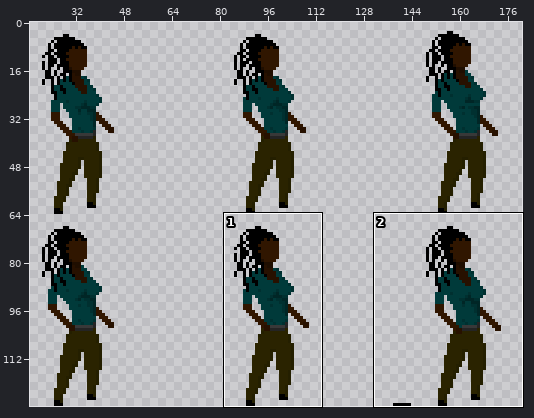
Sprite sheet, stored at gdx-game-android/assets/hero-idle-spritesheet.png. Above: a wide view before the commit, with the close-up outlined.
Close-up. Earlier state:
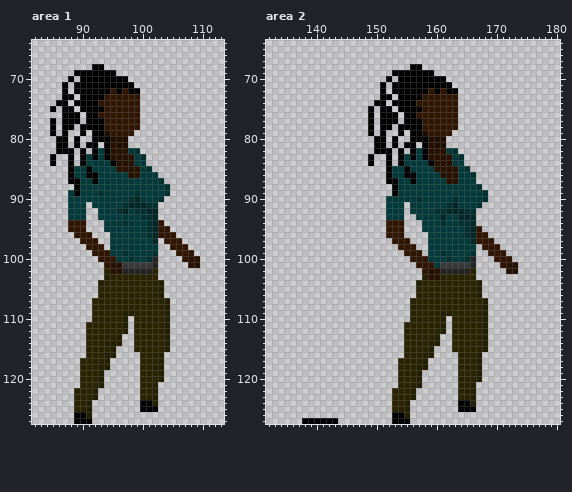
The file is 192x128 pixels. Colours within 5 levels of each other are drawn and written as one. Shown: area 1: x 82..113, y 64..127; area 2: x 132..180, y 64..127. The wide view leaves out empty margins. The commit also changed other parts of the picture, which this record leaves out.
The result:
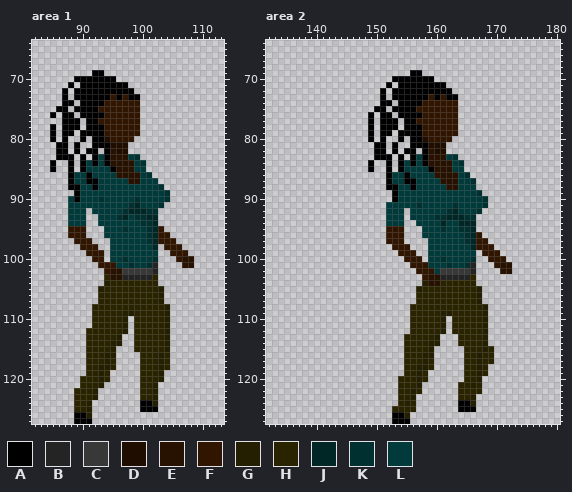
Palette (. is transparent): A #000000  B #242424  C #383838  D #1f0e00  E #271100  F #301600  G #241f00  H #2a2300  J #002626  K #003030  L #003a3a
From old to new:
--- area 1
@@ x 82..113 @@
  67 ................................
- 68 ..........AA....................
- 69 .......AAAAAAA..................
- 70 ......A.AAAAAAAA................
- 71 .....A.AAAAAAAAAA...............
- 72 .....A.AAAAAAFAFAA..............
- 73 .....AA.AAAAFFFFFF..............
- 74 ....AA.AAAAFFFFFFF..............
- 75 ...A.AA.AAAAFFFFFF..............
- 76 .....AAA.AAFFFFFFF..............
- 77 ...A.AAA.AAAFFFFFF..............
- 78 ...A.AA.AAAAFFFFFF..............
- 79 ...A.A..A.AADFFFF...............
- 80 ....AA.A..AAADDD................
- 81 ....AA.A.AA.AEDD................
- 82 ....AAA.A.ALAEEELK..............
- 83 ...A..A.ALALAEEEELK.............
- 84 ...A..A.ALLLLAEEELL.............
- 85 ......ALLALLLLEEEELK............
- 86 ......ALLAALLLLLEELLL...........
- 87 ......AALLALLLLLLLLLLK..........
- 88 .......ALLLLLLLLLLLLLLK.........
- 89 ......LALLLKLLLLLKLLLLK.........
- 90 ......LLLLLLLLLLKJLLLK..........
- 91 ......LLL.LLLLLKJJJKK...........
- 92 ......LLL..LLLKJLKKJJ...........
- 93 ......LLL..LLLLLLLKKJ...........
- 94 ......FFF...LLLKLLLKJF..........
- 95 ......FFF...LLLLLLLKJFF.........
- 96 .......FFF...LLLLLLKJFFF........
- 97 ........FFF..LLLLLLLJ.FFF.......
- 98 .........FFF.LLLLLLLL..FFF......
- 99 ..........FFFLLKLLLLK...FFF.....
-100 ...........FFFLLKLLKB....FEE....
-101 ............FEECCCCCB.....EE....
-102 ............HEEBBBBBH...........
-103 ............GHHHHHHHH...........
-104 ...........GHHHHHHHHHG..........
-105 ...........HHHHHHHHHHG..........
+ 68 ................................
+ 69 ..........AA....................
+ 70 .......AAAAAAA..................
+ 71 ......A.AAAAAAAA................
+ 72 .....A.AAAAAAAAAA...............
+ 73 .....A.AAAAAAFAFAA..............
+ 74 .....AA.AAAAFFFFFF..............
+ 75 ....AA.AAAAFFFFFFF..............
+ 76 ...A.AA.AAAAFFFFFF..............
+ 77 .....AAA.AAFFFFFFF..............
+ 78 ...A.AAA.AAAFFFFFF..............
+ 79 ...A.AA.AAAAFFFFFF..............
+ 80 ...A.A..A.AADFFFF...............
+ 81 ....AA.A..AAADDD................
+ 82 ....AA.A.AA.AEDD................
+ 83 ....AAA.A.ALAEEELK..............
+ 84 ...A..A.ALALAEEEELK.............
+ 85 ...A..A.ALLLLAEEELL.............
+ 86 ......ALLALLLLEEEELK............
+ 87 ......ALLAALLLLLEELLL...........
+ 88 ......AALLALLLLLLLLLLK..........
+ 89 .......ALLLLLLLLLLLLLLK.........
+ 90 ......LALLLKLLLLLKLLLLK.........
+ 91 ......LLLLLLLLLLKJLLLK..........
+ 92 ......LLL.LLLLLKJJJKK...........
+ 93 ......LLL..LLLKJLKKJJ...........
+ 94 ......LLL..LLLLLLLKKJ...........
+ 95 ......FFF...LLLKLLLKJF..........
+ 96 ......FFF...LLLLLLLKJFF.........
+ 97 .......FFF...LLLLLLKJFFF........
+ 98 ........FFF..LLLLLLLJ.FFF.......
+ 99 .........FFF.LLLLLLLL..FFF......
+100 ..........FF.LLKLLLLK...FEE.....
+101 ...........FFFLLKLLKB....EE.....
+102 ............FEECCCCCB...........
+103 ............HEEBBBBBH...........
+104 ............GHHHHHHHH...........
+105 ...........GHHHHHHHHHG..........
 106 ...........HHHHHHHHHHG..........
-107 ..........HHHHHHHHHHHHG.........
+107 ...........HHHHHHHHHHG..........
 108 ..........HHHHHHHHHHHHG.........
@@ x 89..93 @@
 110 ...HH
-111 ..HHH
+111 ...HH
 112 ..HHH
@@ x 88..106 @@
 115 ...HHHHG...HHHHHG..
-116 ...HHHGG....HHHG...
-117 ..HHHHG.....HHHG...
-118 ..HHHGG.....HHHG...
-119 ..HHHG......HHHG...
-120 ..HHHG......HHHG...
+116 ...HHHGG....HHHGH..
+117 ...HHHGH....HHHGH..
+118 ...HHGGH....HHHGH..
+119 ...HHGH.....HHHG...
+120 ..HHHGH.....HHHG...
 121 ..HHHG......HHG....
--- area 2
@@ x 147..175 @@
  67 .............................
- 68 .........AA..................
- 69 ......AAAAAAA................
- 70 .....A.AAAAAAAA..............
- 71 ....A.AAAAAAAAAA.............
- 72 ....A.AAAAAAFAFAA............
- 73 ....AA.AAAAFFFFFF............
- 74 ...AA.AAAAFFFFFFF............
- 75 ..A.AA.AAAAFFFFFF............
- 76 ..A.AAA.AAFFFFFFF............
- 77 ..A.AAA.AAAFFFFFF............
- 78 ..A.AA.AAAAFFFFFF............
- 79 ..A.A..A.AADFFFF.............
- 80 ...AA.A..AAADDD..............
- 81 ...AA.A.AA.AEDD..............
- 82 ...AAA.A.ALAEEELK............
- 83 ..A..A.ALALAEEEELK...........
- 84 ..A..A.ALLLLAEEELL...........
- 85 .....ALLALLLLEEEELK..........
- 86 .....ALLAALLLLEEELLK.........
- 87 .....AALLALLLLLEELLL.........
- 88 ......ALLLLLLLLLLLLLK........
- 89 ......ALLLLLLLLLLLLLLK.......
- 90 .....LLLLLKLLLLLKLLLLK.......
- 91 .....LLL.LLLLLLKJLLLK........
- 92 .....LLL.LLLLKKJJJKK.........
- 93 .....LLL..LLLLJLLJJJ.........
- 94 .....FFF...LLLKLLKKJ.........
- 95 .....FFF...LLLLLLLKJF........
- 96 .....FFF....LLLLLLKJFF.......
- 97 ......FFF...LLLLLLLJFFF......
- 98 .......FFF..LLLLLLLL.FFF.....
- 99 ........FFF.LLKLLLLK..FFF....
-100 .........FFFLLLKLLKB...FFF...
-101 ..........FFFLCCCCCB....FEE..
-102 ...........FEEBBBBBH.....EE..
-103 ...........GEEHHHHHH.........
-104 ..........GHHHHHHHHHG........
-105 ..........HHHHHHHHHHG........
+ 68 .............................
+ 69 .........AA..................
+ 70 ......AAAAAAA................
+ 71 .....A.AAAAAAAA..............
+ 72 ....A.AAAAAAAAAA.............
+ 73 ....A.AAAAAAFAFAA............
+ 74 ....AA.AAAAFFFFFF............
+ 75 ...AA.AAAAFFFFFFF............
+ 76 ..A.AA.AAAAFFFFFF............
+ 77 ..A.AAA.AAFFFFFFF............
+ 78 ..A.AAA.AAAFFFFFF............
+ 79 ..A.AA.AAAAFFFFFF............
+ 80 ..A.A..A.AADFFFF.............
+ 81 ...AA.A..AAADDD..............
+ 82 ...AA.A.AA.AEDD..............
+ 83 ...AAA.A.ALAEEELK............
+ 84 ..A..A.ALALAEEEELK...........
+ 85 ..A..A.ALLLLAEEELL...........
+ 86 .....ALLALLLLEEEELK..........
+ 87 .....ALLAALLLLEEELLK.........
+ 88 .....AALLALLLLLEELLL.........
+ 89 ......ALLLLLLLLLLLLLK........
+ 90 ......ALLLLLLLLLLLLLLK.......
+ 91 .....LLLLLKLLLLLKLLLLK.......
+ 92 .....LLL.LLLLLLKJLLLK........
+ 93 .....LLL.LLLLKKJJJKK.........
+ 94 .....LLL..LLLLJLLJJJ.........
+ 95 .....FFF...LLLKLLKKJ.........
+ 96 .....FFF...LLLLLLLKJF........
+ 97 .....FFF....LLLLLLKJFF.......
+ 98 ......FFF...LLLLLLLJFFF......
+ 99 .......FFF..LLLLLLLL.FFF.....
+100 ........FFF.LLKLLLLK..FFF....
+101 .........FFFLLLKLLKB...FEE...
+102 ..........FFFLCCCCCB....EE...
+103 ...........FEEBBBBBH.........
+104 ...........GEEHHHHHH.........
+105 ..........GHHHHHHHHHG........
 106 ..........HHHHHHHHHHG........
-107 .........HHHHHHHHHHHHG.......
+107 ..........HHHHHHHHHHG........
 108 .........HHHHHHHHHHHHG.......
@@ x 132..180 @@
 110 ........................HHHHHG.HHHHHG............
-111 .......................HHHHHHG.HHHHHG............
-112 .......................HHHHHHG.HHHHHG............
-113 .......................HHHHHG..HHHHHG............
-114 .......................HHHHGG..HHHHHG............
-115 .......................HHHHG...HHHHHG............
-116 .......................HHHGG....HHHG.............
-117 ......................HHHHG.....HHHG.............
-118 ......................HHHGG.....HHHG.............
-119 ......................HHHG......HHHG.............
-120 ......................HHHG......HHHG.............
-121 ......................HHHG......HHG..............
-122 .....................HHHG.......HHG..............
-123 .....................HHHG.......HHG..............
-124 .....................HHG........AAG..............
-125 .....................HHG........AAA..............
+111 ........................HHHHHG.HHHHHG............
+112 ........................HHHHHG.HHHHHG............
+113 .......................HHHHHG...HHHHG............
+114 .......................HHHHGG...HHHHG............
+115 .......................HHHHG.....HHHGH...........
+116 .......................HHHGG.....HHGHH...........
+117 .......................HHHGH.....HHGHH...........
+118 .......................HHGGH.....HHGH............
+119 .......................HHGH......HHGH............
+120 ......................HHHGH......HHG.............
+121 ......................HHHG......HHGH.............
+122 ......................HHGH......HHHH.............
+123 ......................HHG.......HHG..............
+124 ......................HGH.......AAG..............
+125 .....................HHHH.......AAA..............
 126 .....................AAG.........................
-127 ......AAAAAA.........AAA.........................
+127 .....................AAA.........................
